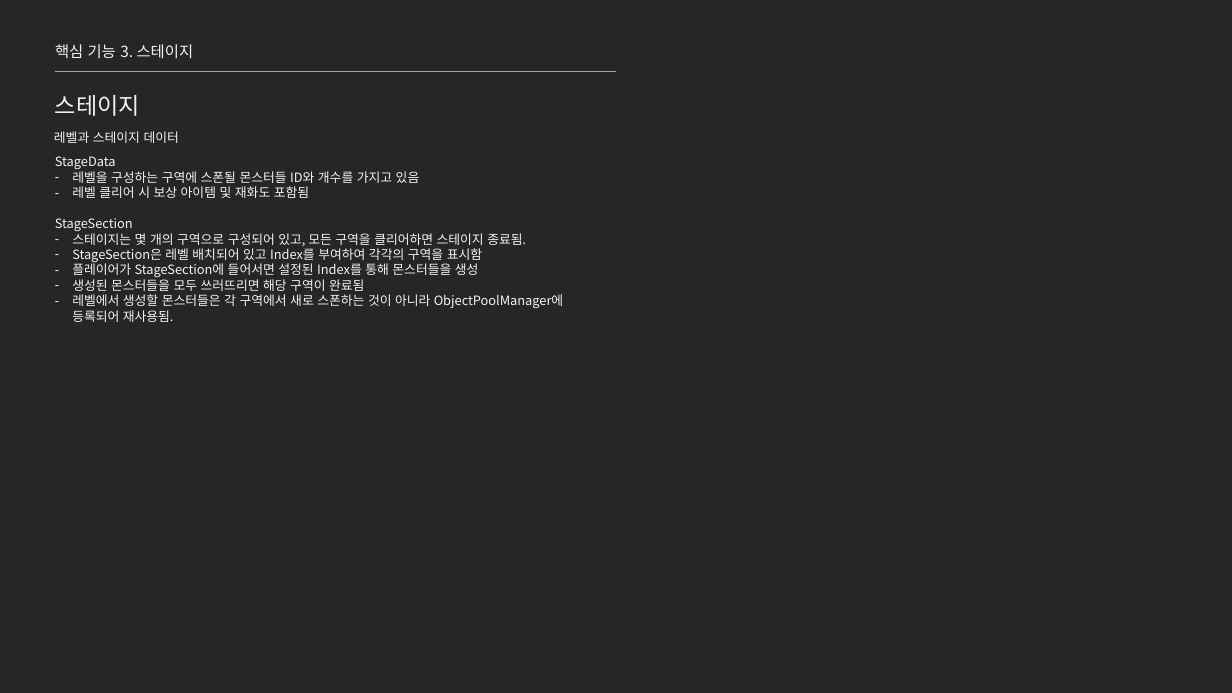
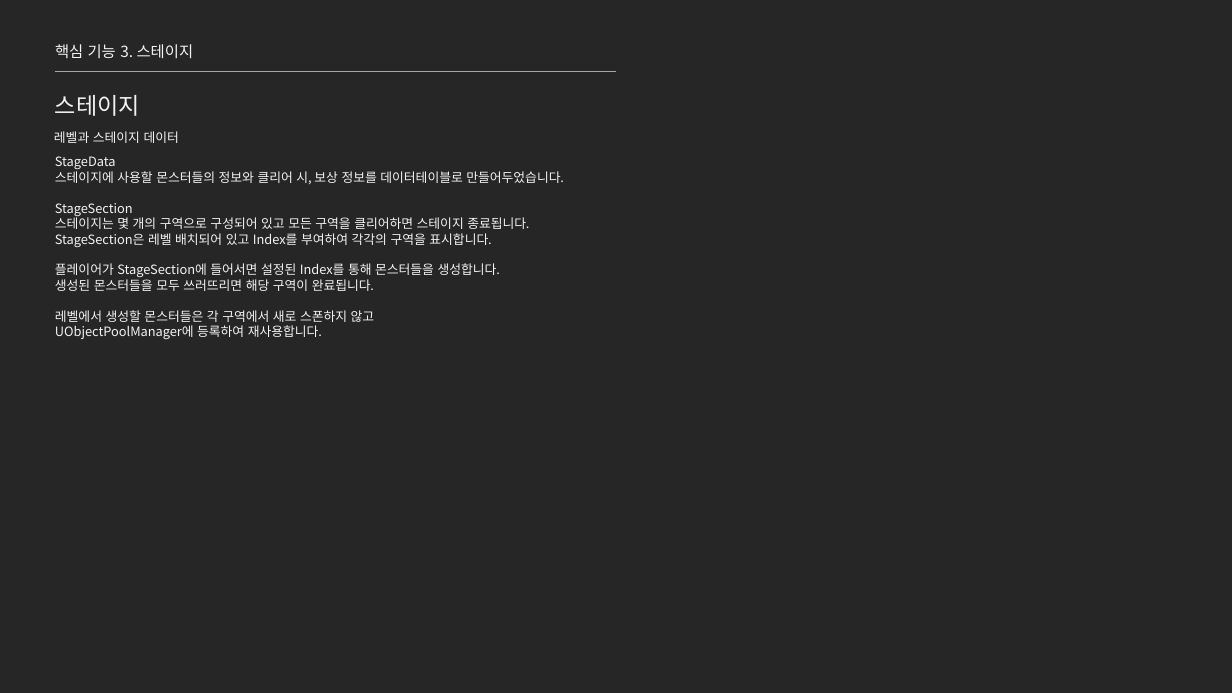
Before and after one commit to jhk0701/project-ARPGHunter, a slide deck: slide 21 of Docs/UnrealEngine_문서_김정환.pptx. Drawn at 1232x693 pixels with LibreOffice and Linux fonts; fonts in the diff are those of the drawing. Boxes give left, top, right and bottom in pixels: in the first picture for what was removed or moved away, otherwise in the second. Text is boxed around its words. In the diff, an @@ line names an element or a change of style, - is before the commit and + after.

```diff
--- a/Docs/UnrealEngine_문서_김정환.pptx
+++ b/Docs/UnrealEngine_문서_김정환.pptx
@@ text at <box>55,168,564,184</box>: text changed @@
-– 레벨을 구성하는 구역에 스폰될 몬스터들 ID와 개수를 가지고 있음
-– 레벨 클리어 시 보상 아이템 및 재화도 포함됨
+스테이지에 사용할 몬스터들의 정보와 클리어 시, 보상 정보를 데이터테이블로 만들어두었습니다.
@@ text at <box>55,215,529,339</box>: text changed @@
-– 스테이지는 몇 개의 구역으로 구성되어 있고, 모든 구역을 클리어하면 스테이지 종료됨.
-– StageSection은 레벨 배치되어 있고 Index를 부여하여 각각의 구역을 표시함
-– 플레이어가 StageSection에 들어서면 설정된 Index를 통해 몬스터들을 생성
-– 생성된 몬스터들을 모두 쓰러뜨리면 해당 구역이 완료됨
-– 레벨에서 생성할 몬스터들은 각 구역에서 새로 스폰하는 것이 아니라 ObjectPoolManager에 등록되어 재사용됨.
+스테이지는 몇 개의 구역으로 구성되어 있고 모든 구역을 클리어하면 스테이지 종료됩니다.
+StageSection은 레벨 배치되어 있고 Index를 부여하여 각각의 구역을 표시합니다.
+플레이어가 StageSection에 들어서면 설정된 Index를 통해 몬스터들을 생성합니다.
+생성된 몬스터들을 모두 쓰러뜨리면 해당 구역이 완료됩니다.
+레벨에서 생성할 몬스터들은 각 구역에서 새로 스폰하지 않고
+UObjectPoolManager에 등록하여 재사용합니다.
```
Also in this commit, not shown: 5 other slides changed.
